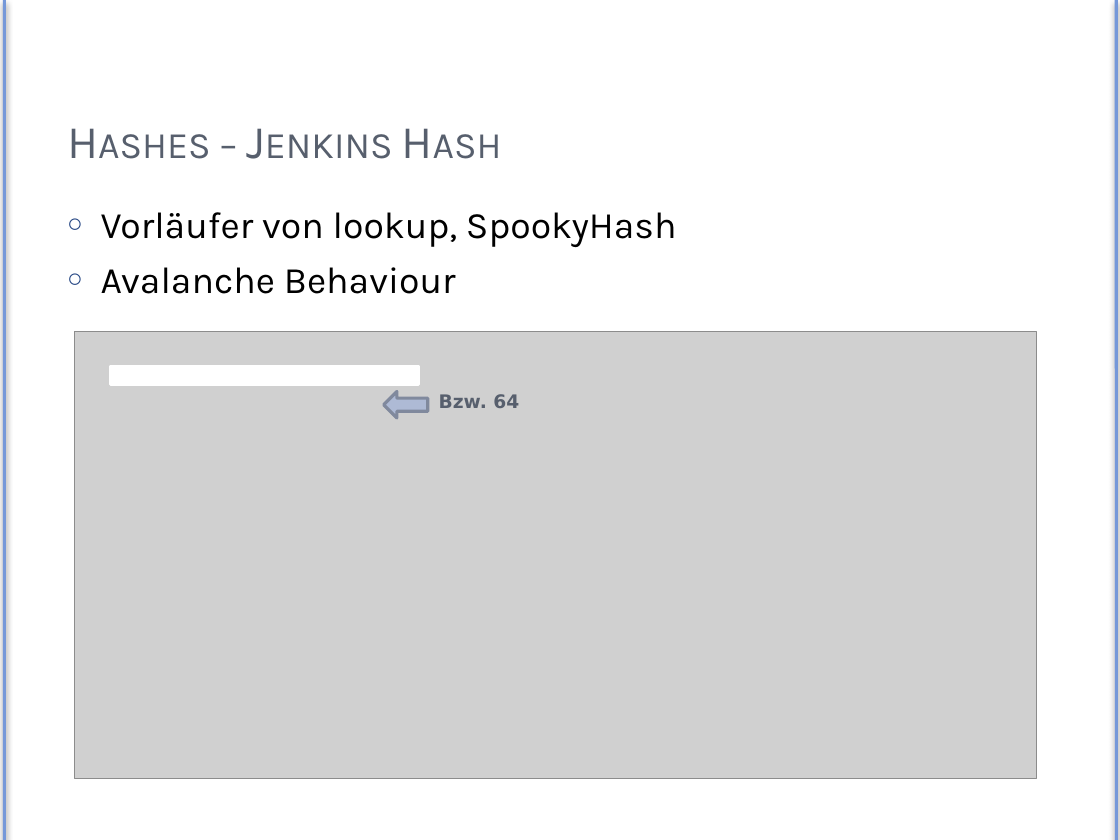
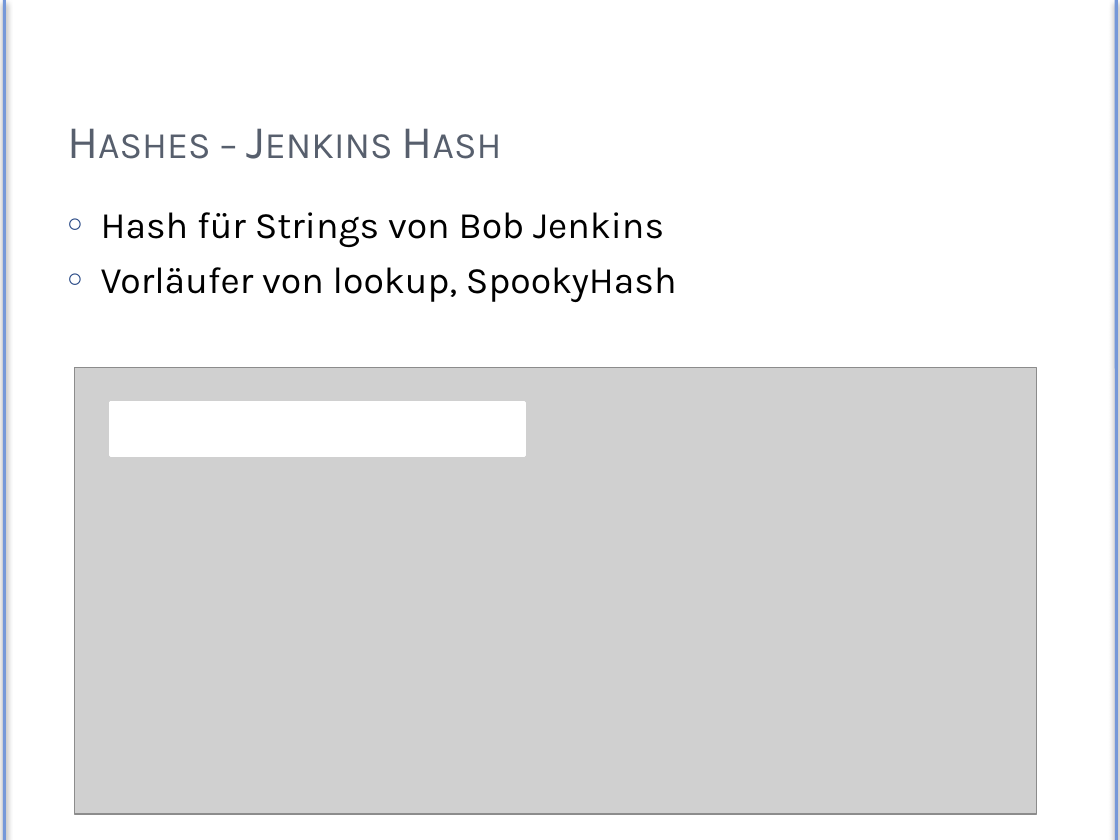
Before and after one commit to Exa-THM/HashTesting, a slide deck: slide 15 of Presentation/exa-hashes.pptx (slide 13 before the commit). Drawn at 1120x840 pixels with LibreOffice and Linux fonts; fonts in the diff are those of the drawing; grey boxes stand for pictures. Boxes give left, top, right and bottom in pixels: in the first picture for what was removed or moved away, otherwise in the second. Text is boxed around its words. In the diff, an @@ line names an element or a change of style, - is before the commit and + after.

```diff
--- a/Presentation/exa-hashes.pptx
+++ b/Presentation/exa-hashes.pptx
@@ text at box(101, 212, 525, 248): paragraph added @@
+○ Hash für Strings von Bob Jenkins
@@ text at box(101, 267, 456, 294): paragraph removed @@
-○ Avalanche Behaviour
@@ picture: place and size @@
-picture at box(75, 332, 1036, 778)
+picture at box(75, 367, 1036, 814)
@@ rectangle: place and size @@
-rectangle at box(110, 367, 419, 385)
+rectangle at box(110, 402, 524, 455)
@@ right arrow removed at box(384, 392, 428, 419) @@
@@ text removed at box(439, 394, 519, 408) @@
-Bzw. 64
```
Also in this commit, not shown: 14 other slides changed, 11 slides added, 2 slides removed, 4 other files.
